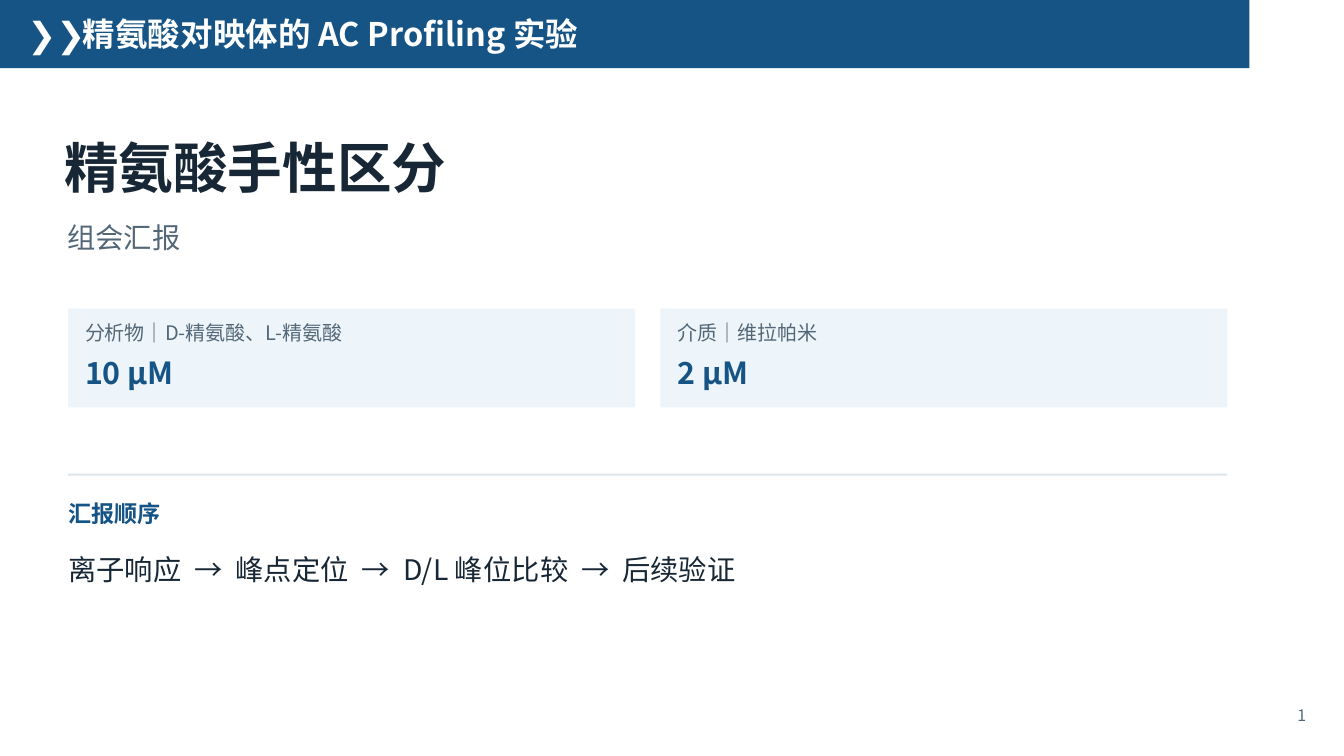
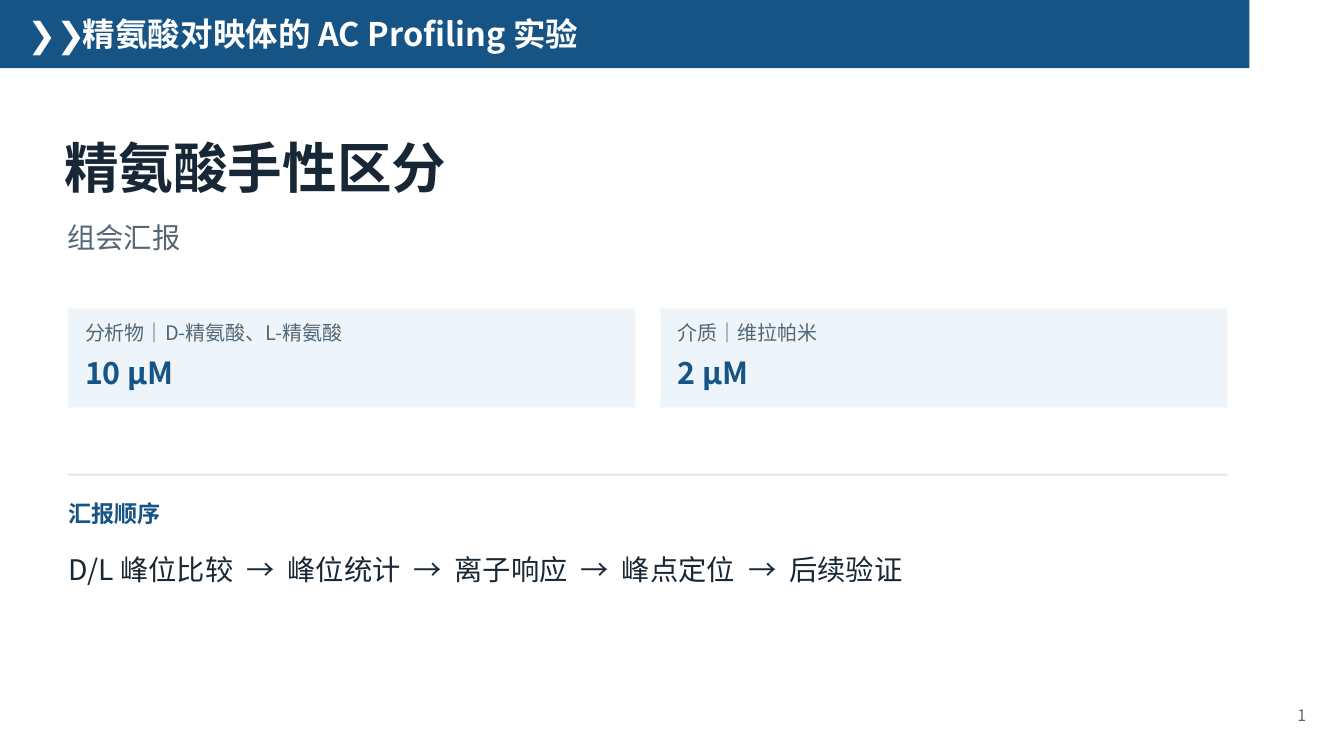
Before and after one commit to yy8jiuk25m23/-ppt-Skill, a slide deck: slide 1 of arginine-ac-profiling.pptx. Drawn at 1344x756 pixels with LibreOffice and Linux fonts; fonts in the diff are those of the drawing. Boxes give left, top, right and bottom in pixels: in the first picture for what was removed or moved away, otherwise in the second. Text is boxed around its words. In the diff, an @@ line names an element or a change of style, - is before the commit and + after.

```diff
--- a/arginine-ac-profiling.pptx
+++ b/arginine-ac-profiling.pptx
@@ text at box(68, 556, 902, 585): text changed @@
-离子响应 → 峰点定位 → D/L 峰位比较 → 后续验证
+D/L 峰位比较 → 峰位统计 → 离子响应 → 峰点定位 → 后续验证
```
